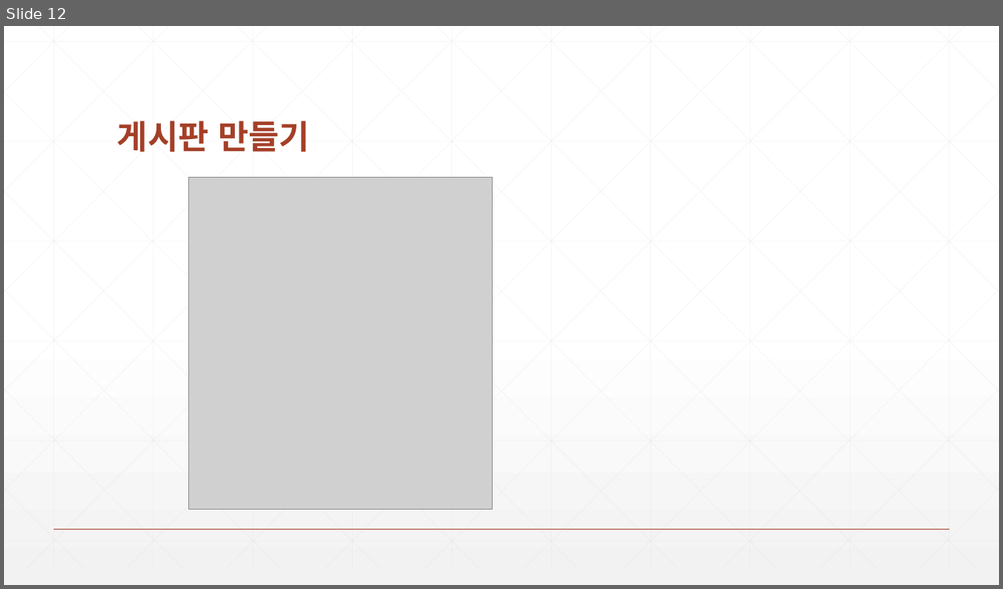
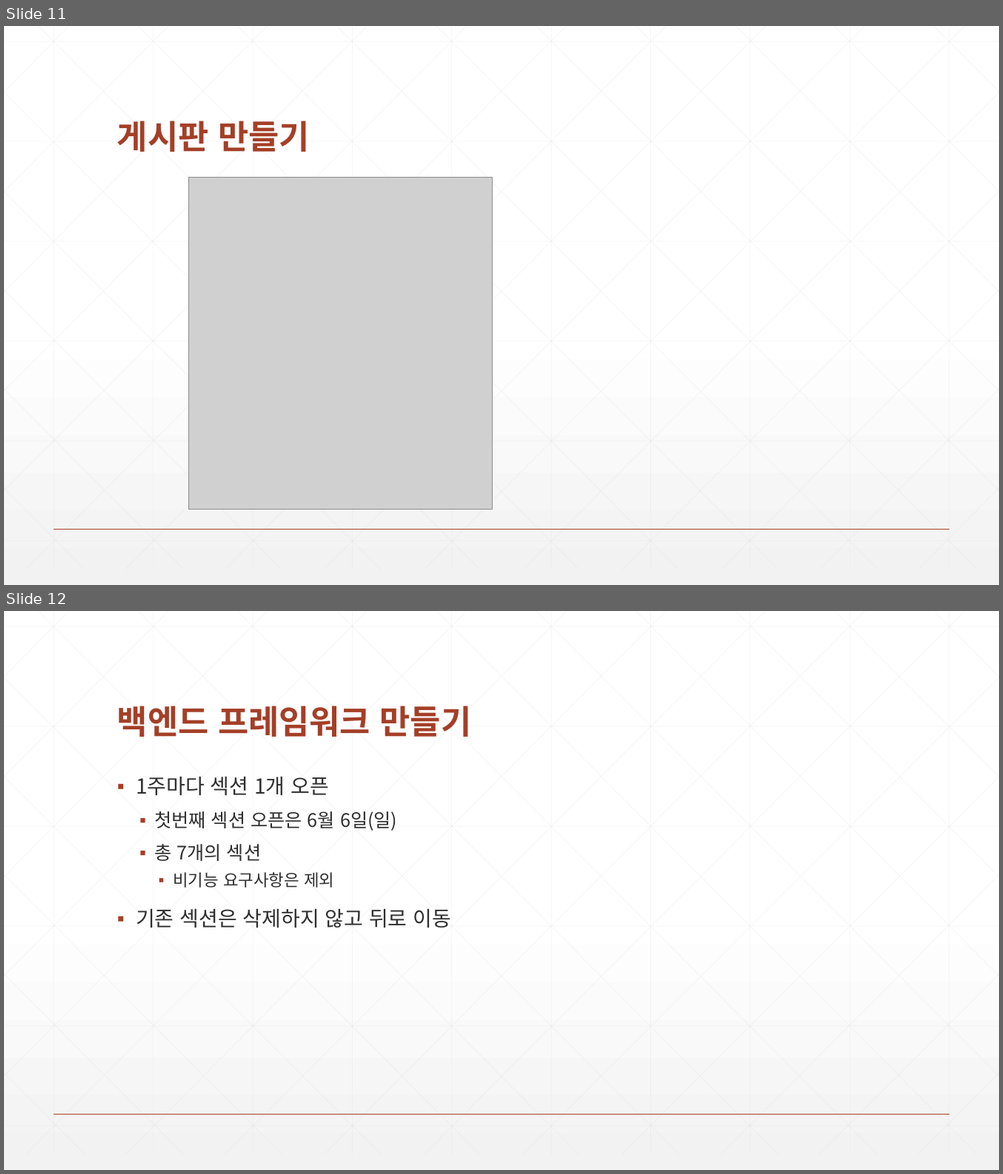
Before and after one commit to zeroshift01/code5, a slide deck: inflearn01/doc/교재_개정내용.pptx. Shown one above the other, each under a label of ours: slide 12 before the commit, slides 11 and 12 after it. The pictures are 1003x589 and 1003x1174 pixels, drawn with LibreOffice and Linux fonts; fonts in the diff are those of the drawing; grey boxes stand for pictures. Boxes give left, top, right and bottom in pixels: in the first picture for what was removed or moved away, otherwise in the second. Text is boxed around its words. In the diff, an @@ line names an element or a change of style, - is before the commit and + after.

```diff
--- a/inflearn01/doc/교재_개정내용.pptx
+++ b/inflearn01/doc/교재_개정내용.pptx
@@ slide 12 added at bbox=[4, 611, 999, 1170], background gradient #FFFFFF to #F2F2F2; not listed: 47 template elements that a slide beside it also shows @@
@@ title added at bbox=[117, 706, 472, 737], 32 pt, text #A43F27, bold @@
+백엔드 프레임워크 만들기
@@ text added at bbox=[136, 777, 452, 928], 20 pt, text #2D2E2D @@
+▪ 1주마다 섹션 1개 오픈
+  ▪ 첫번째 섹션 오픈은 6월 6일(일)
+  ▪ 총 7개의 섹션
+    ▪ 비기능 요구사항은 제외
+▪ 기존 섹션은 삭제하지 않고 뒤로 이동
@@ what was slide 12 is now slide 11 @@
```
Also in this commit, not shown: 7 slides changed, 6 other slides added.
